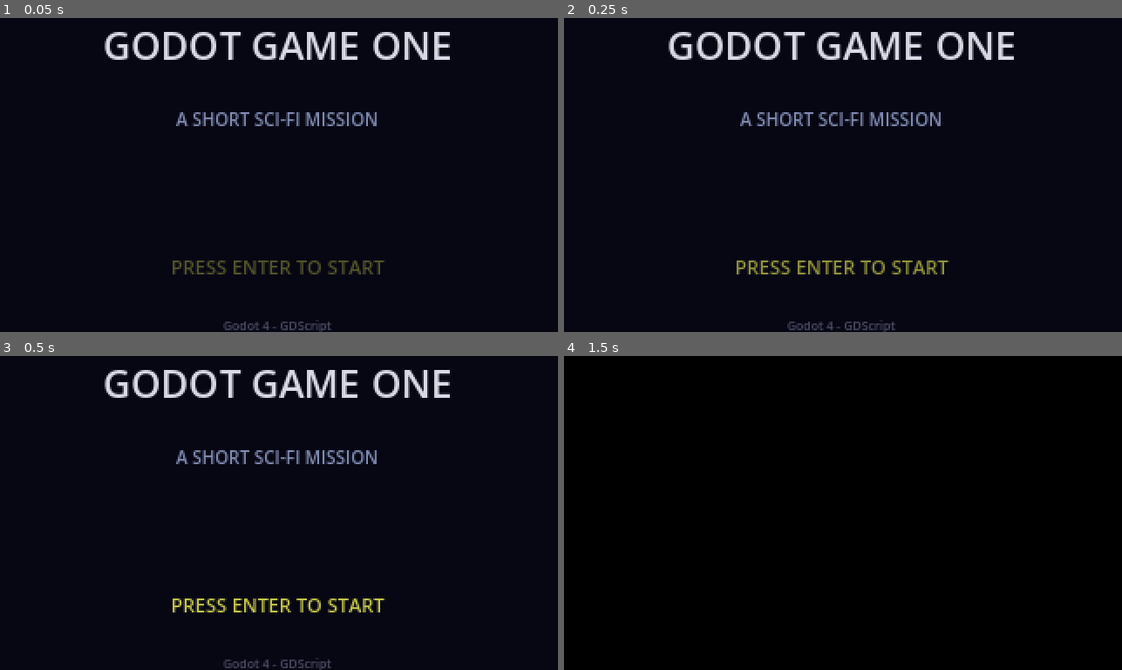
Above: before the commit, frames 1-4 (two rows, left to right).
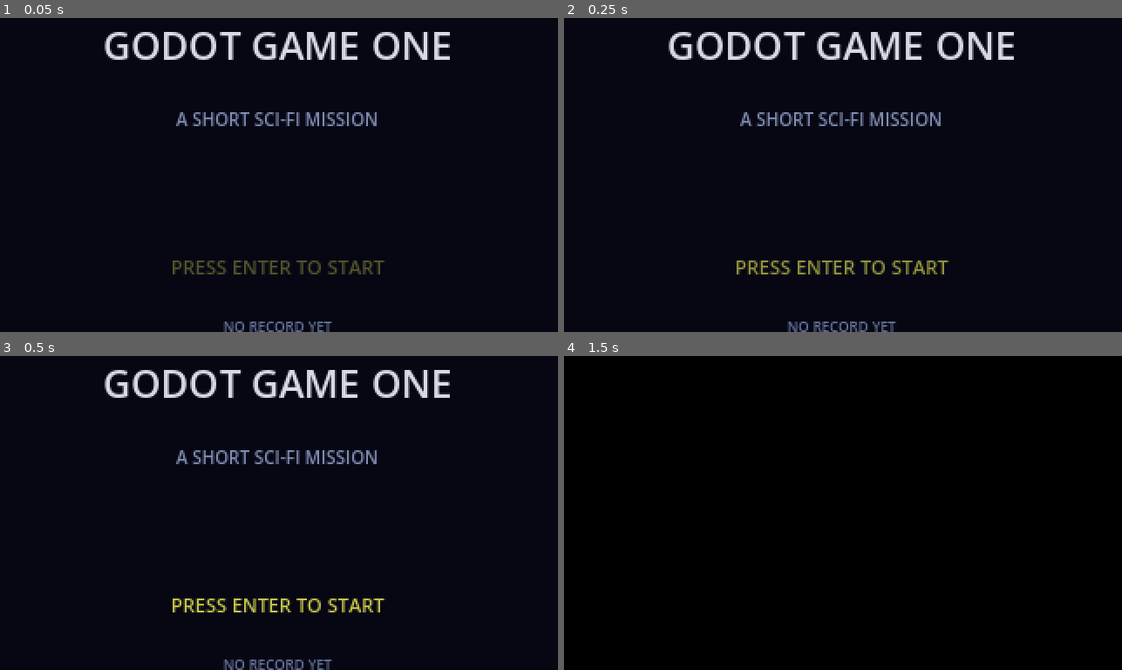
Above: after the commit, the same moments.

Repository: July-X/godot-game-one
Game: Godot game, scene res://scenes/main.tscn
The game is run twice, just before and just after one commit, with the same random seed, the same clock (stepped at 60 frames per second) and the same inputs.
Inputs:
- Up to frame 1 (0.05 s): no input
- Up to frame 2 (0.25 s): no input
- Up to frame 3 (0.5 s): no input
- Up to frame 4 (1.5 s): tap Enter (ui_accept) at 0.5, 0.77, 1.25 s; hold Right (ui_right) 0.53-1.28 s; hold Down (ui_down) from 1.28 s (still down)

The runs differ from the first frame. In frame 1, 0.4% of the frame differs, in the area x 40-60%, y 96-100%; in frame 2, 0.4%; in frame 3, 0.4%; in frame 4, nothing differs.
Error in both runs: Invalid assignment of property or key 'sample_rate' with value of type 'int' on a base object of type 'AudioStreamWAV'. (res://scripts/sfx_manager.gd:44)

Commit message:
feat: 添加跳跃型敌人 + 存档系统 v0.9.0

Diff:
--- a/project.godot
+++ b/project.godot
@@ -20,6 +20,7 @@
 GameState="*res://scripts/game_state.gd"
 SFX="*res://scripts/sfx_manager.gd"
 BGM="*res://scripts/bgm_manager.gd"
+SaveSystem="*res://scripts/save_system.gd"
 
 [display]
 
--- /dev/null
+++ b/scenes/entities/enemy_jumper.tscn
@@ -0,0 +1,78 @@
+[gd_scene load_steps=10 format=3]
+
+[ext_resource type="Script" path="res://scripts/enemy_jumper.gd" id="1"]
+
+[sub_resource type="CapsuleShape3D" id="1"]
+radius = 0.42
+height = 0.95
+
+[sub_resource type="BoxMesh" id="2"]
+size = Vector3(0.45, 0.5, 0.28)
+
+[sub_resource type="SphereMesh" id="3"]
+radius = 0.15
+height = 0.3
+
+[sub_resource type="BoxMesh" id="4"]
+size = Vector3(0.14, 0.5, 0.14)
+
+[sub_resource type="BoxMesh" id="5"]
+size = Vector3(0.16, 0.55, 0.16)
+
+[sub_resource type="StandardMaterial3D" id="6"]
+albedo_color = Color(0.2, 0.7, 0.35, 1)
+shading_mode = 1
+
+[sub_resource type="StandardMaterial3D" id="7"]
+albedo_color = Color(0.15, 0.5, 0.25, 1)
+shading_mode = 1
+
+[sub_resource type="StandardMaterial3D" id="8"]
+albedo_color = Color(0.9, 0.7, 0.2, 1)
+shading_mode = 1
+
+[node name="EnemyJumper" type="CharacterBody3D"]
+script = ExtResource("1")
+
+[node name="CollisionShape3D" type="CollisionShape3D" parent="."]
+shape = SubResource("1")
+
+[node name="MeshInstance3D" type="MeshInstance3D" parent="."]
+visible = false
+
+[node name="ModelRoot" type="Node3D" parent="."]
+
+[node name="Torso" type="MeshInstance3D" parent="ModelRoot"]
+mesh = SubResource("2")
+material_override = SubResource("6")
+
+[node name="Head" type="MeshInstance3D" parent="ModelRoot"]
+transform = Transform3D(1, 0, 0, 0, 1, 0, 0, 0, 1, 0, 0.48, 0)
+mesh = SubResource("3")
+material_override = SubResource("6")
+
+[node name="Visor" type="MeshInstance3D" parent="ModelRoot/Head"]
+transform = Transform3D(1, 0, 0, 0, 1, 0, 0, 0, 1, 0, 0.02, 0.1)
+mesh = SubResource("8")
+material_override = SubResource("8")
+
+[node name="ArmL" type="MeshInstance3D" parent="ModelRoot"]
+transform = Transform3D(1, 0, 0, 0, 1, 0, 0, 0, 1, -0.3, -0.02, 0)
+mesh = SubResource("4")
+material_override = SubResource("7")
+
+[node name="ArmR" type="MeshInstance3D" parent="ModelRoot"]
+transform = Transform3D(1, 0, 0, 0, 1, 0, 0, 0, 1, 0.3, -0.02, 0)
+mesh = SubResource("4")
+material_override = SubResource("7")
+
+## 跳跃型敌人腿更长
+[node name="LegL" type="MeshInstance3D" parent="ModelRoot"]
+transform = Transform3D(1, 0, 0, 0, 1, 0, 0, 0, 1, -0.12, -0.5, 0)
+mesh = SubResource("5")
+material_override = SubResource("7")
+
+[node name="LegR" type="MeshInstance3D" parent="ModelRoot"]
+transform = Transform3D(1, 0, 0, 0, 1, 0, 0, 0, 1, 0.12, -0.5, 0)
+mesh = SubResource("5")
+material_override = SubResource("7")
--- a/scenes/levels/level_01.tscn
+++ b/scenes/levels/level_01.tscn
@@ -1,8 +1,9 @@
-[gd_scene load_steps=31 format=3]
+[gd_scene load_steps=32 format=3]
 
 [ext_resource type="Script" path="res://scripts/level_01.gd" id="1"]
 [ext_resource type="PackedScene" path="res://scenes/entities/enemy_patroller.tscn" id="2"]
 [ext_resource type="PackedScene" path="res://scenes/entities/enemy_shooter.tscn" id="3"]
+[ext_resource type="PackedScene" path="res://scenes/entities/enemy_jumper.tscn" id="4"]
 
 [sub_resource type="BoxShape3D" id="1"]
 size = Vector3(24, 0.4, 24)
@@ -340,3 +341,10 @@
 [node name="MeshInstance3D" type="MeshInstance3D" parent="CrateF"]
 mesh = SubResource("8")
 material_override = SubResource("15")
+
+## 跳跃型敌人
+[node name="EnemyJumperA" parent="." instance=ExtResource("4")]
+position = Vector3(-7.0, 1.2, -2.0)
+
+[node name="EnemyJumperB" parent="." instance=ExtResource("4")]
+position = Vector3(7.0, 1.2, -5.0)
--- a/scenes/ui/hud.tscn
+++ b/scenes/ui/hud.tscn
@@ -138,7 +138,12 @@
 	theme_override_colors/font_color = Color(0.55, 0.65, 0.85, 1)
 	horizontal_alignment = 1
 
+[node name="RecordLabel" type="Label" parent="Root/ResultPanel/CenterBox/VBox"]
+	theme_override_font_sizes/font_size = 8
+	theme_override_colors/font_color = Color(0.5, 0.55, 0.7, 1)
+	horizontal_alignment = 1
+
 [node name="RestartHint" type="Label" parent="Root/ResultPanel/CenterBox/VBox"]
-theme_override_font_sizes/font_size = 9
-theme_override_colors/font_color = Color(0.85, 0.85, 0.3, 1)
-horizontal_alignment = 1
+	theme_override_font_sizes/font_size = 9
+	theme_override_colors/font_color = Color(0.85, 0.85, 0.3, 1)
+	horizontal_alignment = 1
--- a/scenes/ui/title_screen.tscn
+++ b/scenes/ui/title_screen.tscn
@@ -52,8 +52,14 @@
 theme_override_colors/font_color = Color(0.8, 0.8, 0.3, 1)
 horizontal_alignment = 1
 
+[node name="RecordHint" type="Label" parent="Root/CenterContainer/VBox"]
+	text = "NO RECORD YET"
+	theme_override_font_sizes/font_size = 8
+	theme_override_colors/font_color = Color(0.4, 0.45, 0.6, 1)
+	horizontal_alignment = 1
+
 [node name="CreditLabel" type="Label" parent="Root/CenterContainer/VBox"]
-text = "Godot 4 - GDScript"
-theme_override_font_sizes/font_size = 7
-theme_override_colors/font_color = Color(0.3, 0.3, 0.4, 1)
-horizontal_alignment = 1
+	text = "Godot 4 - GDScript"
+	theme_override_font_sizes/font_size = 7
+	theme_override_colors/font_color = Color(0.3, 0.3, 0.4, 1)
+	horizontal_alignment = 1
--- /dev/null
+++ b/scripts/enemy_jumper.gd
@@ -0,0 +1,129 @@
+extends CharacterBody3D
+
+signal defeated
+
+@export var move_speed: float = 3.0
+@export var jump_force: float = 5.0
+@export var gravity: float = 18.0
+@export var health: int = 2
+@export var touch_damage: int = 1
+@export var touch_cooldown: float = 0.8
+@export var jump_cooldown: float = 1.5
+@export var aggro_range: float = 8.0
+
+var _target = null
+var _dead = false
+var _touch_timer: float = 0.0
+var _jump_timer: float = 0.0
+var _model_root: Node3D
+var _damage_number_scene = preload("res://scenes/entities/damage_number.tscn")
+
+func _ready() -> void:
+	add_to_group("enemies")
+	var players = get_tree().get_nodes_in_group("player")
+	if players.size() > 0:
+		_target = players[0]
+	_model_root = $ModelRoot
+
+func _physics_process(delta: float) -> void:
+	if GameState.run_state != "running":
+		velocity = Vector3.ZERO
+		return
+
+	_touch_timer = max(_touch_timer - delta, 0.0)
+	_jump_timer = max(_jump_timer - delta, 0.0)
+
+	if not is_on_floor():
+		velocity.y -= gravity * delta
+	else:
+		velocity.y = 0
+
+	if _target == null:
+		velocity.x = 0.0
+		velocity.z = 0.0
+		move_and_slide()
+		return
+
+	var dist: float = global_position.distance_to(_target.global_position)
+	var dir: Vector3 = (_target.global_position - global_position)
+	dir.y = 0
+	if dir.length() > 0.1:
+		dir = dir.normalized()
+		look_at(global_position + dir, Vector3.UP)
+
+	## 在追击范围内时移动 + 跳跃
+	if dist <= aggro_range:
+		velocity.x = dir.x * move_speed
+		velocity.z = dir.z * move_speed
+
+		## 跳跃型敌人：在地面上且冷却完毕时跳跃
+		if is_on_floor() and _jump_timer <= 0.0:
+			_jump_timer = jump_cooldown
+			velocity.y = jump_force
+			SFX.play_enemy_hurt()  ## 用敌人受伤音效作为跳跃音效
+	else:
+		velocity.x = 0.0
+		velocity.z = 0.0
+
+	move_and_slide()
+	_try_touch_target()
+
+func take_damage(amount: int = 1) -> void:
+	if _dead:
+		return
+	health -= amount
+	_flash_hit()
+	_spawn_damage_number(amount)
+	if health <= 0:
+		_dead = true
+		defeated.emit()
+		SFX.play_enemy_death()
+		_death_animation()
+	else:
+		SFX.play_enemy_hurt()
+
+func _spawn_damage_number(amount: int) -> void:
+	var dn := _damage_number_scene.instantiate()
+	get_tree().current_scene.add_child(dn)
+	dn.global_position = global_position + Vector3(0, 1.2, 0)
+	dn.setup(amount, false)
+
+func _flash_hit() -> void:
+	if _model_root == null:
+		return
+	for child in _model_root.get_children():
+		if child is MeshInstance3D and child.material_override:
+			var mat = child.material_override as StandardMaterial3D
+			if mat:
+				mat.emission_enabled = true
+				mat.emission = Color(1.0, 1.0, 1.0)
+				mat.emission_energy_multiplier = 2.0
+				var tween := create_tween()
+				tween.tween_property(mat, "emission_energy_multiplier", 0.0, 0.12)
+				tween.tween_callback(func():
+					mat.emission_enabled = false
+				)
+
+func _death_animation() -> void:
+	var tween := create_tween()
+	tween.set_parallel(true)
+	tween.tween_property(self, "scale", Vector3.ZERO, 0.35)
+	if _model_root:
+		for child in _model_root.get_children():
+			if child is MeshInstance3D and child.material_override:
+				var mat = child.material_override as StandardMaterial3D
+				if mat:
+					mat.emission_enabled = true
+					mat.emission = Color(1.0, 0.2, 0.1)
+					mat.emission_energy_multiplier = 3.0
+					tween.tween_property(mat, "emission_energy_multiplier", 0.0, 0.35)
+	tween.tween_callback(queue_free).set_delay(0.35)
+
+func _try_touch_target() -> void:
+	if _target == null or _touch_timer > 0.0:
+		return
+	if global_position.distance_to(_target.global_position) > 1.05:
+		return
+	if _target.has_method("take_damage"):
+		_target.take_damage(touch_damage)
+		_touch_timer = touch_cooldown
--- a/scripts/hud.gd
+++ b/scripts/hud.gd
@@ -11,6 +11,7 @@
 @onready var stats_label = $Root/ResultPanel/CenterBox/VBox/StatsLabel
 @onready var restart_hint = $Root/ResultPanel/CenterBox/VBox/RestartHint
 @onready var time_label = $Root/ResultPanel/CenterBox/VBox/TimeLabel
+@onready var record_label = $Root/ResultPanel/CenterBox/VBox/RecordLabel
 
 func set_health(current_health: int, max_health: int) -> void:
 	health_label.text = "HP %d/%d" % [current_health, max_health]
@@ -57,5 +58,9 @@
 		time_label.text = "Time: %s" % elapsed_time
 	else:
 		time_label.text = ""
+	## 显示最佳记录
+	var best_time_str: String = SaveSystem.get_best_time_string()
+	if record_label != null:
+		record_label.text = "Best Time: %s  |  Total Kills: %d" % [best_time_str, SaveSystem.total_kills]
 	restart_hint.text = "Press ENTER to return to title"
 	result_panel.visible = true
--- a/scripts/main.gd
+++ b/scripts/main.gd
@@ -163,6 +163,9 @@
 	BGM.stop_music()
 	GameState.set_run_state("failed")
 	_hide_game_hud()
+	## 记录存档（失败也记录）
+	var elapsed: float = Time.get_ticks_msec() / 1000.0 - _start_time
+	SaveSystem.record_run(_kill_count, elapsed, false)
 	screen_transition.fade_out(0.3)
 	await screen_transition.transition_finished
 	hud.show_result_screen(GameState.run_state, GameState.story_line, _kill_count, _total_enemies, _get_elapsed_time())
@@ -182,6 +185,9 @@
 	GameState.set_story_line("Extraction complete. The relay data is secured.")
 	GameState.set_run_state("finished")
 	_hide_game_hud()
+	## 记录存档（成功通关）
+	var elapsed: float = Time.get_ticks_msec() / 1000.0 - _start_time
+	SaveSystem.record_run(_kill_count, elapsed, true)
 	screen_transition.fade_out(0.3)
 	await screen_transition.transition_finished
 	hud.show_result_screen(GameState.run_state, GameState.story_line, _kill_count, _total_enemies, _get_elapsed_time())
--- /dev/null
+++ b/scripts/save_system.gd
@@ -0,0 +1,67 @@
+extends Node
+
+## 存档系统
+## 保存最佳通关时间、总击杀数、通关次数到本地文件
+
+const SAVE_PATH := "user://save_data.json"
+
+var best_time: float = 0.0  ## 最佳通关时间（秒），0 表示未通关过
+var total_kills: int = 0    ## 累计击杀数
+var total_runs: int = 0     ## 累计游戏次数
+var best_kills: int = 0     ## 单局最高击杀数
+
+func _ready() -> void:
+	load_game()
+
+func save_game() -> void:
+	var data: Dictionary = {
+		"best_time": best_time,
+		"total_kills": total_kills,
+		"total_runs": total_runs,
+		"best_kills": best_kills
+	}
+	var file := FileAccess.open(SAVE_PATH, FileAccess.WRITE)
+	if file != null:
+		file.store_string(JSON.stringify(data, "\t"))
+		file.close()
+
+func load_game() -> void:
+	if not FileAccess.file_exists(SAVE_PATH):
+		return
+	var file := FileAccess.open(SAVE_PATH, FileAccess.READ)
+	if file == null:
+		return
+	var json := JSON.new()
+	var parse_result := json.parse(file.get_as_text())
+	file.close()
+	if parse_result != OK:
+		return
+	var data: Dictionary = json.data
+	best_time = data.get("best_time", 0.0)
+	total_kills = data.get("total_kills", 0)
+	total_runs = data.get("total_runs", 0)
+	best_kills = data.get("best_kills", 0)
+
+func record_run(kills: int, time: float, success: bool) -> void:
+	total_runs += 1
+	total_kills += kills
+	if kills > best_kills:
+		best_kills = kills
+	if success:
+		if best_time <= 0.0 or time < best_time:
+			best_time = time
+	save_game()
+
+func reset_save() -> void:
+	best_time = 0.0
+	total_kills = 0
+	total_runs = 0
+	best_kills = 0
+	save_game()
+
+func get_best_time_string() -> String:
+	if best_time <= 0.0:
+		return "--:--"
+	var minutes := int(best_time) / 60
+	var seconds := int(best_time) % 60
+	return "%d:%02d" % [minutes, seconds]
--- a/scripts/title_screen.gd
+++ b/scripts/title_screen.gd
@@ -1,13 +1,22 @@
 extends CanvasLayer
 
 @onready var start_hint = $Root/CenterContainer/VBox/StartHint
-@onready var title_label = $Root/CenterContainer/VBox/TitleLabel
+@onready var record_hint = $Root/CenterContainer/VBox/RecordHint
 
 var _blink_timer: float = 0.0
 
 func _ready() -> void:
 	_blink_timer = 0.0
+	_update_record_display()
 
 func _process(delta: float) -> void:
 	_blink_timer += delta
 	start_hint.modulate.a = 0.3 + abs(sin(_blink_timer * 2.5)) * 0.7
+
+func _update_record_display() -> void:
+	if record_hint == null:
+		return
+	if SaveSystem.best_time <= 0.0:
+		record_hint.text = "NO RECORD YET"
+	else:
+		record_hint.text = "BEST: %s  |  KILLS: %d" % [SaveSystem.get_best_time_string(), SaveSystem.total_kills]
